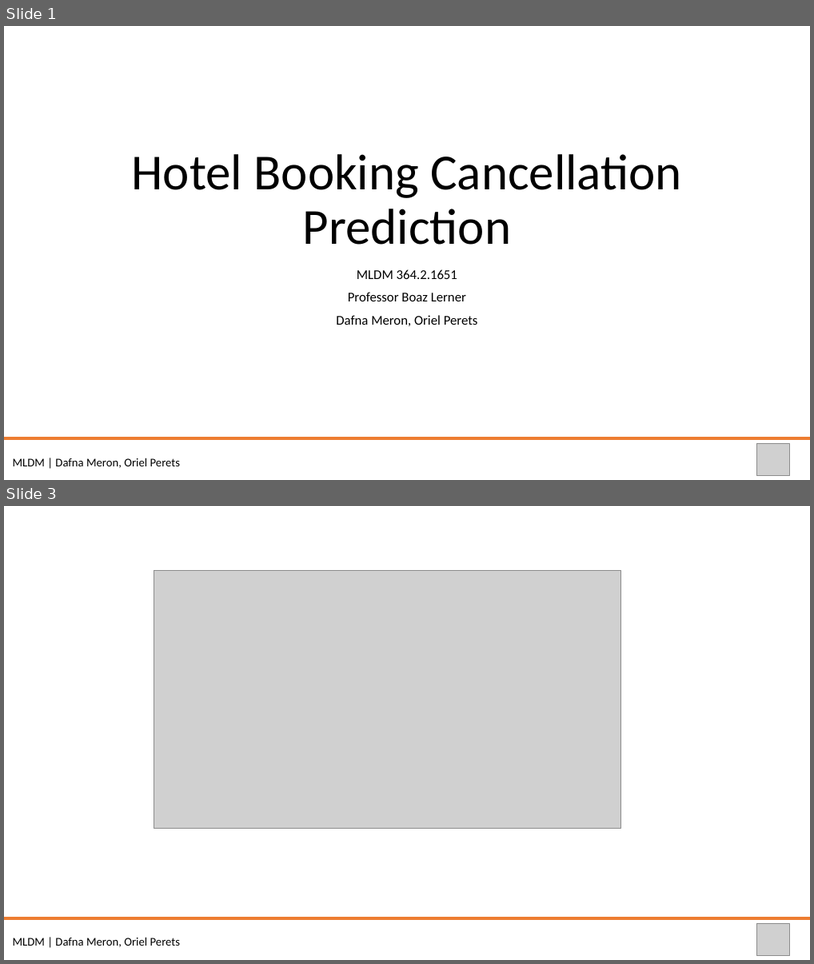
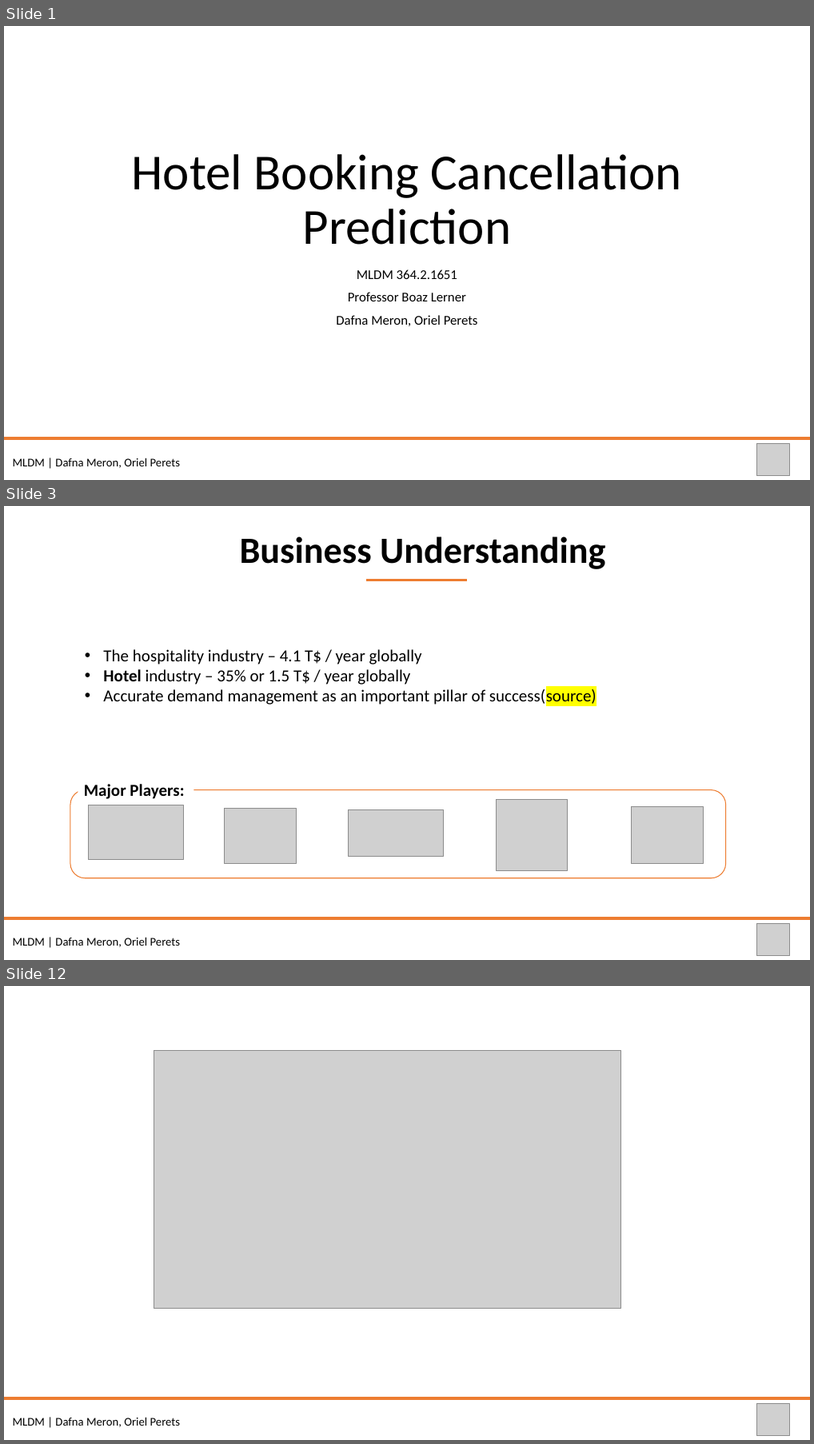
Before and after one commit to oriel9p/Booking-Cancellation-Forecast, a slide deck: MLDM Assgn Presentation - Hotel Booking Cancellations Prediction.pptx. Shown one above the other, each under a label of ours: slides 1 and 3 before the commit, slides 1, 3 and 12 after it; the slides between them are not shown. The pictures are 814x964 and 814x1444 pixels, drawn with LibreOffice and Linux fonts; fonts in the diff are those of the drawing; grey boxes stand for pictures. Boxes give left, top, right and bottom in pixels: in the first picture for what was removed or moved away, otherwise in the second. Text is boxed around its words. In the diff, an @@ line names an element or a change of style, - is before the commit and + after.

```diff
--- a/MLDM Assgn Presentation - Hotel Booking Cancellations Prediction.pptx
+++ b/MLDM Assgn Presentation - Hotel Booking Cancellations Prediction.pptx
@@ slide 3 added at [4, 506, 810, 960], background #FFFFFF @@
@@ text added at [240, 536, 606, 569], 44 pt, text #000000, bold @@
+Business Understanding
@@ line added from (367, 580) to (467, 580), #ED7D31 3 pt @@
@@ text added at [103, 649, 597, 707], 20 pt, text #000000 @@
+• The hospitality industry – 4.1 T$ / year globally
+• Hotel industry – 35% or 1.5 T$ / year globally
+• Accurate demand management as an important pillar of success(source)
@@ rounded rectangle added at [70, 790, 726, 878], outline #ED7D31 1 pt @@
@@ rectangle added at [78, 776, 194, 803], fill #FFFFFF, 20 pt, text #000000, bold @@
+Major Players:
@@ picture added at [88, 805, 183, 860] @@
@@ picture added at [225, 808, 296, 863] @@
@@ picture added at [349, 810, 444, 856] @@
@@ picture added at [497, 799, 568, 870] @@
@@ picture added at [632, 807, 703, 863] @@
@@ line added from (4, 918) to (810, 918), #ED7D31 3 pt @@
@@ text added at [13, 936, 181, 947], 14 pt, text #000000 @@
+MLDM | Dafna Meron, Oriel Perets
@@ picture added at [757, 923, 790, 956] @@
@@ what was slide 3 is now slide 12 @@
```
Also in this commit, not shown: 1 slide changed, 8 other slides added, 5 other files.
